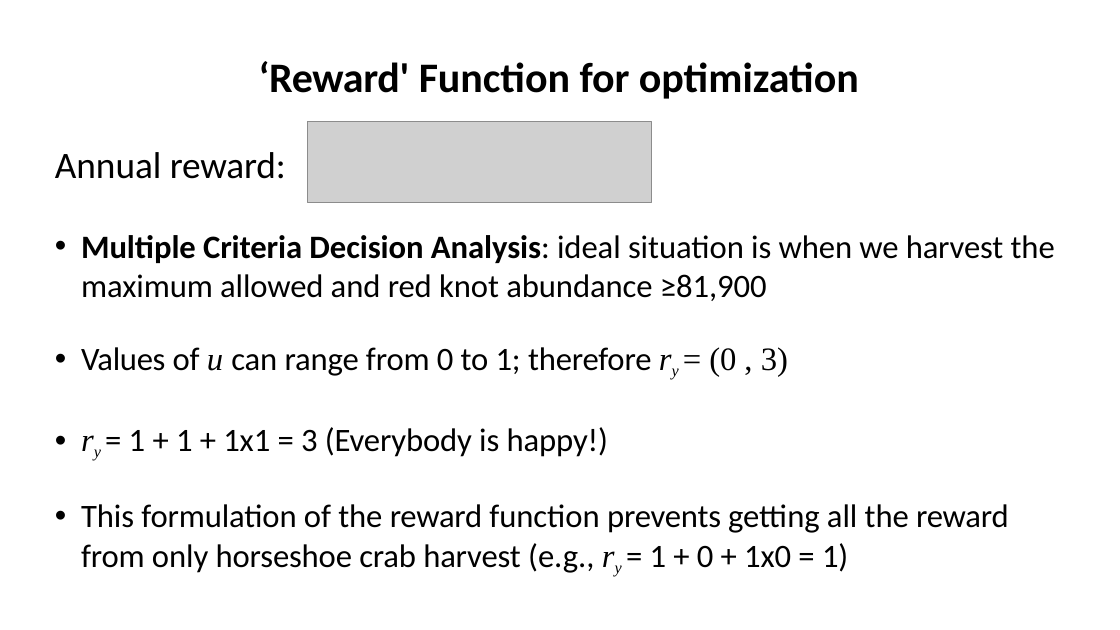
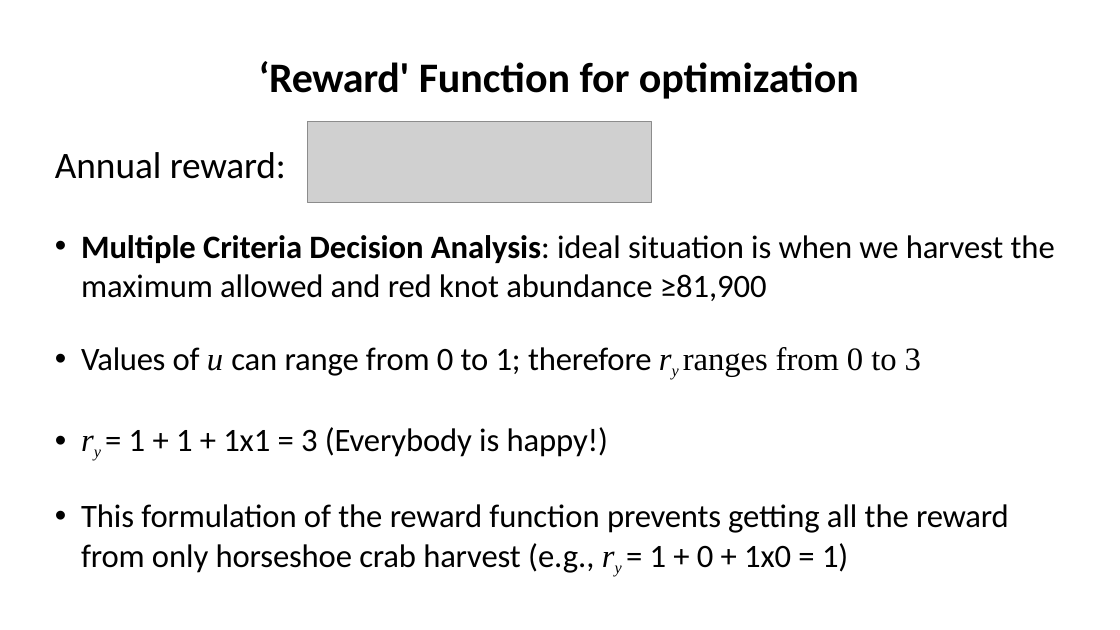
Before and after one commit to kevintshoemaker/NRES-470, a slide deck: slide 14 of REKN2.pptx (slide 19 before the commit). Drawn at 1120x630 pixels with LibreOffice and Linux fonts; fonts in the diff are those of the drawing; grey boxes stand for pictures. Boxes give left, top, right and bottom in pixels: in the first picture for what was removed or moved away, otherwise in the second. Text is boxed around its words. In the diff, an @@ line names an element or a change of style, - is before the commit and + after.

```diff
--- a/REKN2.pptx
+++ b/REKN2.pptx
@@ text at <box>81,347,921,376</box>: text changed @@
-• Values of u can range from 0 to 1; therefore ry = (0 , 3)
+• Values of u can range from 0 to 1; therefore ry ranges from 0 to 3
```
Also in this commit, not shown: 2 other slides changed, 1 slide removed, 6 other files.
